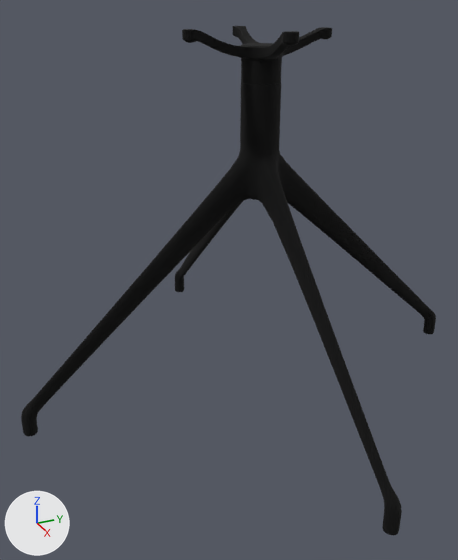
The glTF model models/chair/leg/tablechair_0103_leg.glb: old version first, new version second.
Rendered twice from a 50 mm lens placed at (0.599, -0.305, 0.033), pointed at (0.01, -0.039, -0.262). Every picture has the same lights, and +X, +Y and +Z are marked at lower left. Where no turn or scale is listed for an object, it has been applied to the vertices.

Before the edit, the objects in view are built like this:
```python
mat_1 = bpy.data.materials.new('1')
mat_1.use_nodes = True; mat_1.node_tree.nodes.clear()
_N = mat_1.node_tree.nodes; _L = mat_1.node_tree.links
n0 = _N.new('ShaderNodeBsdfPrincipled'); n0.name = 'Principled BSDF'
n1 = _N.new('ShaderNodeOutputMaterial'); n1.name = 'Material Output'
n2 = _N.new('ShaderNodeTexImage'); n2.name = 'Image Texture'
n2.image = img_tablechair_0103_leg_lambert1_basecolor
n3 = _N.new('ShaderNodeSeparateColor'); n3.name = 'Separate Color'
n4 = _N.new('ShaderNodeTexImage'); n4.name = 'Image Texture.001'
n4.image = img_tablechair_0103_leg_lambert1_metallic_tablechair_0103_leg_lambert1_roughness
n5 = _N.new('ShaderNodeNormalMap'); n5.name = 'Normal Map'
n5.uv_map = 'UVMap'
n6 = _N.new('ShaderNodeTexImage'); n6.name = 'Image Texture.002'
n6.image = img_tablechair_0103_leg_lambert1_normal
_L.new(n0.outputs[0], n1.inputs[0])  # 'BSDF' to 'Surface'
_L.new(n2.outputs[0], n0.inputs[0])  # 'Color' to 'Base Color'
_L.new(n3.outputs[2], n0.inputs[1])  # 'Blue' to 'Metallic'
_L.new(n3.outputs[1], n0.inputs[2])  # 'Green' to 'Roughness'
_L.new(n4.outputs[0], n3.inputs[0])  # 'Color' to 'Color'
_L.new(n5.outputs[0], n0.inputs[5])  # 'Normal' to 'Normal'
_L.new(n6.outputs[0], n5.inputs[1])  # 'Color' to 'Color'
me_mesh = bpy.data.meshes.new('Mesh')
me_mesh.from_pydata(...)  # 7700 vertices, 15392 faces; spans x -0.282..0.279, y -0.279..0.282, z -0.406..0.0
me_mesh.materials.append(mat_1)
ob_tablechair_0103_leg = bpy.data.objects.new('tablechair_0103_leg', me_mesh)
ob_tablechair_0103_leg.location = (0.0, 0.0, 0.0)
```
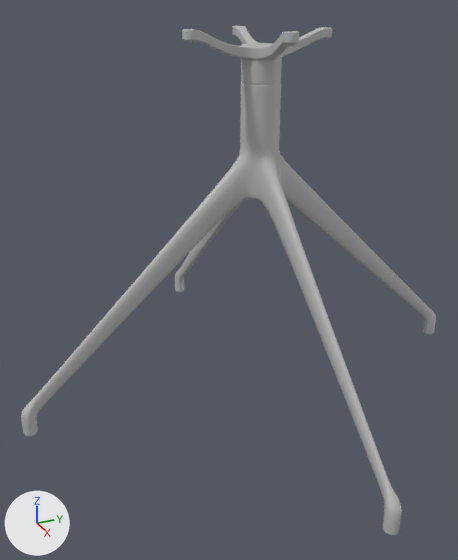
The newer file is also turned or shifted as a whole; pictures and numbers use the older file's frame.

Where the change shows, as pixel boxes [x1, y1, x2, y2] in the pictures (458 x 560 px):
'tablechair_0103_leg', surface changed (black to grey): [21, 26, 436, 535] in both

The change, as a list of edits to the scene's bpy script:
```text
Add img_tablechair_0103_leg_lambert9_basecolor:
    img_tablechair_0103_leg_lambert9_basecolor = load_image('tablechair_0103_leg_lambert9_BaseColor', '_unpacked/tablechair_0103_leg_lambert9_BaseColor', 512, 512, 'sRGB')
Add img_tablechair_0103_leg_lambert9_metallic_tablechair_0103_leg_lambert9_roughness:
    img_tablechair_0103_leg_lambert9_metallic_tablechair_0103_leg_lambert9_roughness = load_image('tablechair_0103_leg_lambert9_Metallic-tablechair_0103_leg_lambert9_Roughness', '_unpacked/tablechair_0103_leg_lambert9_Metallic-tablechair_0103_leg_lambert9_Roughness', 512, 512, 'Non-Color')
Add img_tablechair_0103_leg_lambert9_normal:
    img_tablechair_0103_leg_lambert9_normal = load_image('tablechair_0103_leg_lambert9_Normal', '_unpacked/tablechair_0103_leg_lambert9_Normal', 512, 512, 'Non-Color')
Change mat_1:
    remove # nodes: BsdfPrincipled, NormalMap, OutputMaterial, SeparateColor, TexImage x3
    remove # uses the picture img_tablechair_0103_leg_lambert1_basecolor
    remove # uses the picture img_tablechair_0103_leg_lambert1_metallic_tablechair_0103_leg_lambert1_roughness
    remove # uses the picture img_tablechair_0103_leg_lambert1_normal
    nodes: BsdfPrincipled, Mix, NormalMap, OutputMaterial, SeparateColor, TexImage x3
    uses the picture img_tablechair_0103_leg_lambert9_basecolor
    uses the picture img_tablechair_0103_leg_lambert9_metallic_tablechair_0103_leg_lambert9_roughness
    uses the picture img_tablechair_0103_leg_lambert9_normal
```
